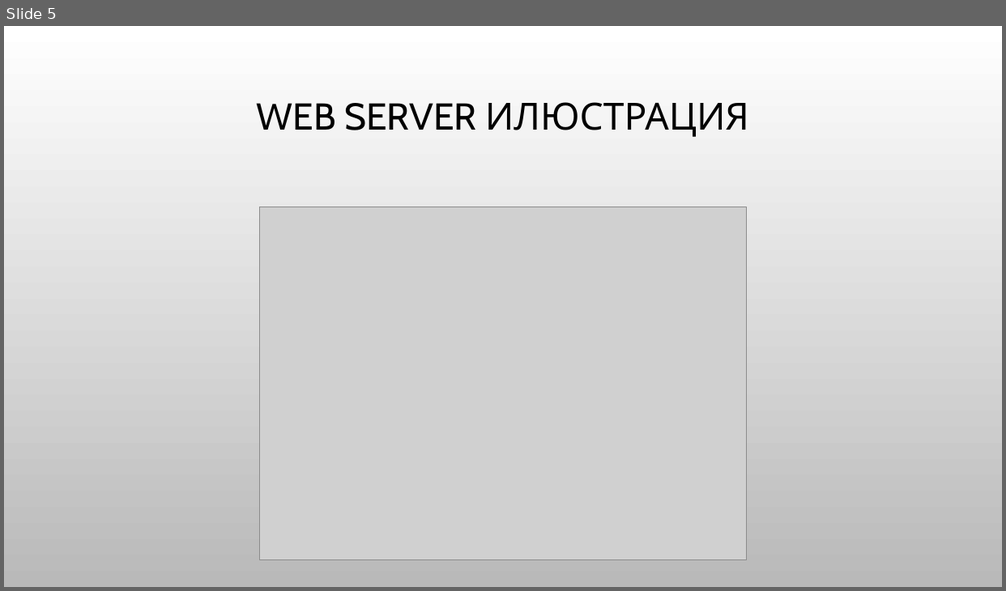
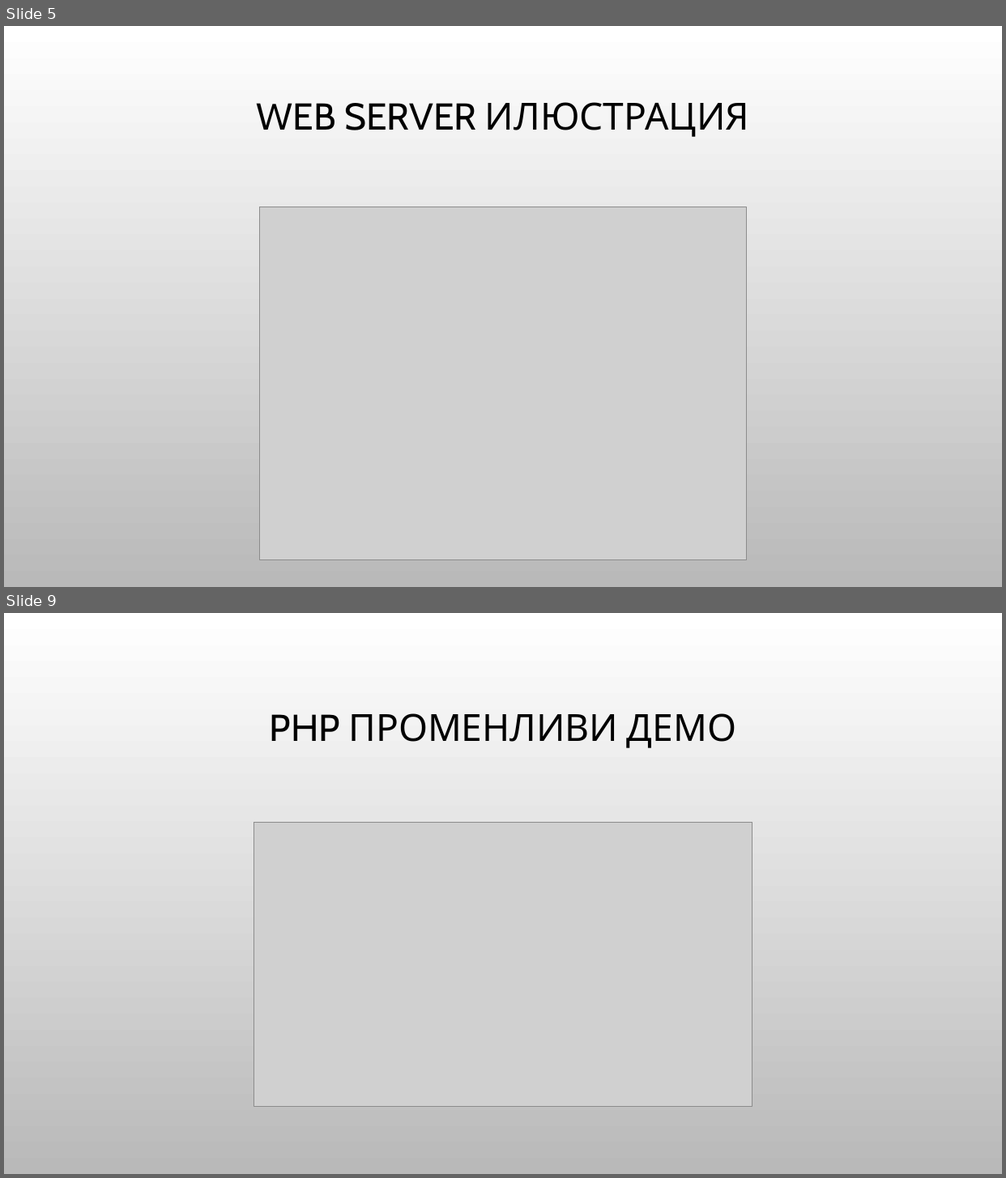
Before and after one commit to Bilyukov/php-mysql-course, a slide deck: 04.php-basics.pptx. Shown one above the other, each under a label of ours: slide 5 before the commit, slides 5 and 9 after it; the slides between them are not shown. The pictures are 1006x591 and 1006x1178 pixels, drawn with LibreOffice and Linux fonts; fonts in the diff are those of the drawing; grey boxes stand for pictures; background and template pictures are left out. Boxes give left, top, right and bottom in pixels: in the first picture for what was removed or moved away, otherwise in the second. Text is boxed around its words. In the diff, an @@ line names an element or a change of style, - is before the commit and + after.

```diff
--- a/04.php-basics.pptx
+++ b/04.php-basics.pptx
@@ slide 9 added at (4,613,1002,1174), background picture (left out) @@
@@ title added at (270,713,737,748), 36 pt, text #000000 @@
+PHP ПРОМЕНЛИВИ ДЕМО
@@ picture added at (253,823,752,1107) @@
```
Also in this commit, not shown: 1 slide changed, 7 other slides added, 6 other files.
